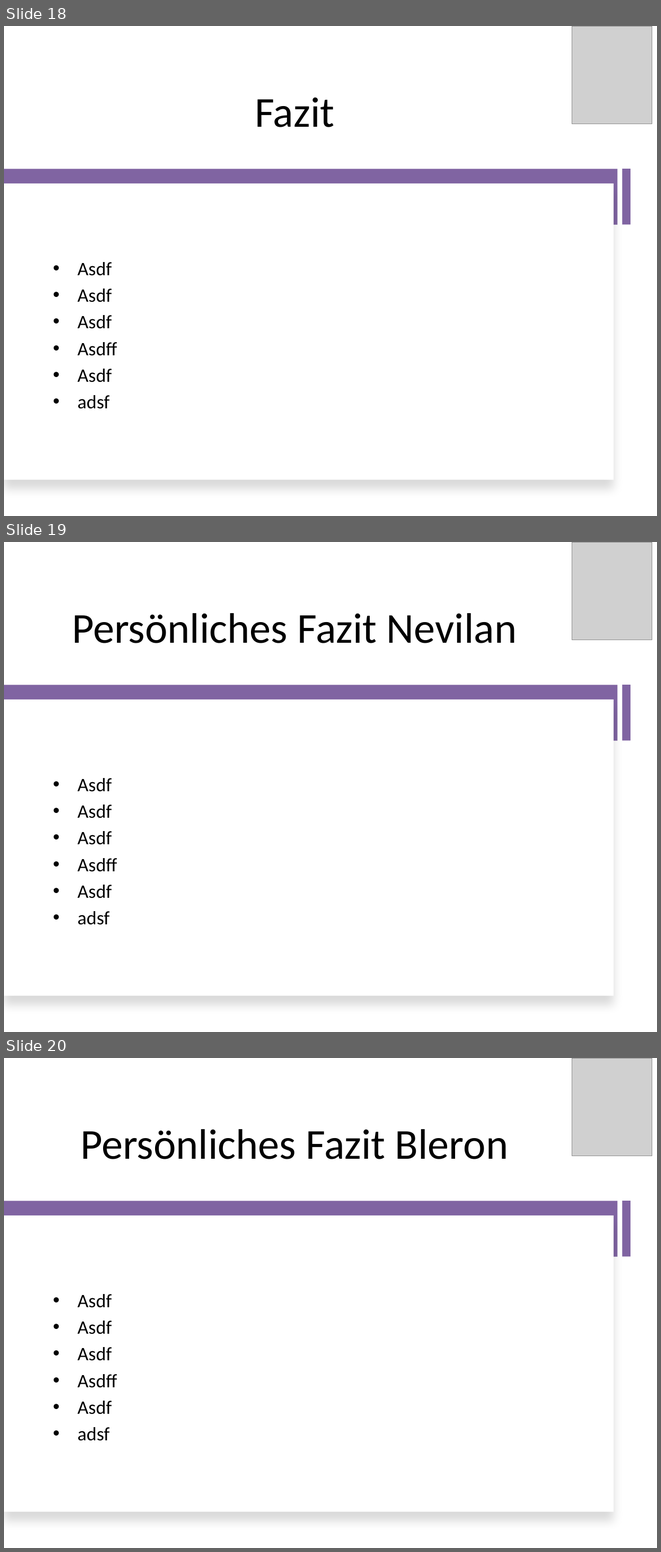
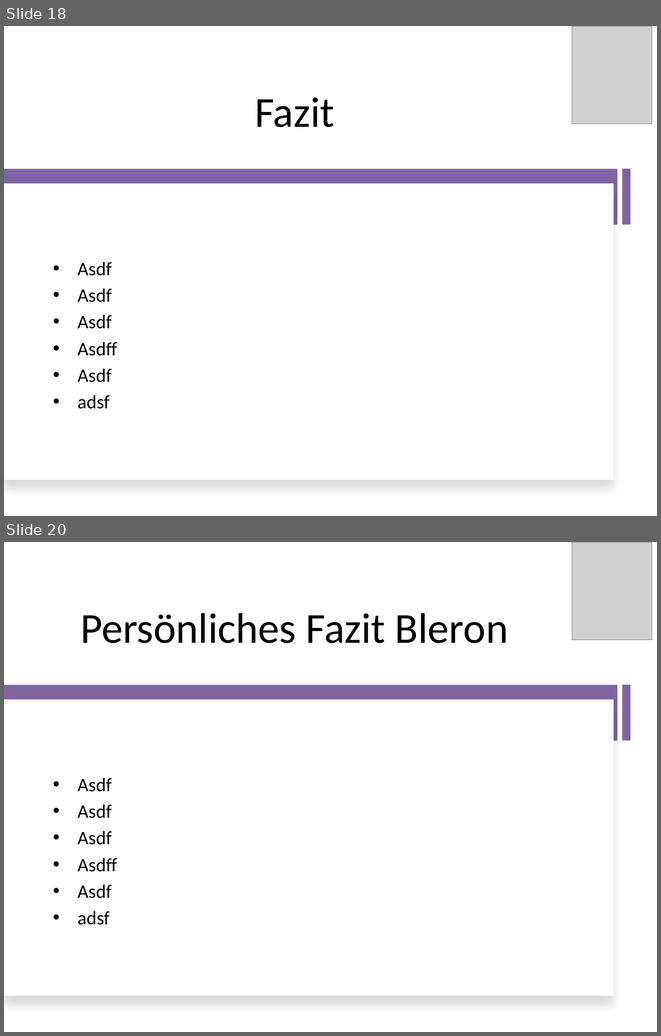
Before and after one commit to RatedNextGen/pcp-go, a slide deck: presentation/GO-Präsi.pptx. Shown one above the other, each under a label of ours: slides 18, 19 and 20 before the commit, slides 18 and 20 after it; the slides between them are not shown. The pictures are 661x1552 and 661x1036 pixels, drawn with LibreOffice and Linux fonts; fonts in the diff are those of the drawing; grey boxes stand for pictures. Boxes give left, top, right and bottom in pixels: in the first picture for what was removed or moved away, otherwise in the second. Text is boxed around its words. In the diff, an @@ line names an element or a change of style, - is before the commit and + after.

```diff
--- a/presentation/GO-Präsi.pptx
+++ b/presentation/GO-Präsi.pptx
@@ slide 19 removed at (4, 542, 657, 1032), background #FFFFFF @@
@@ picture removed at (572, 542, 652, 640) @@
@@ title removed at (72, 613, 517, 643) @@
-Persönliches Fazit Nevilan
@@ rectangle removed at (622, 685, 630, 740) @@
@@ rectangle removed at (4, 685, 618, 741) @@
@@ rectangle removed at (4, 699, 614, 996) @@
@@ text removed at (78, 778, 117, 925) @@
-• Asdf
-• Asdf
-• Asdf
-• Asdff
-• Asdf
-• adsf
```
Also in this commit, not shown: 2 slides changed, 1 slide added, 1 other file.
